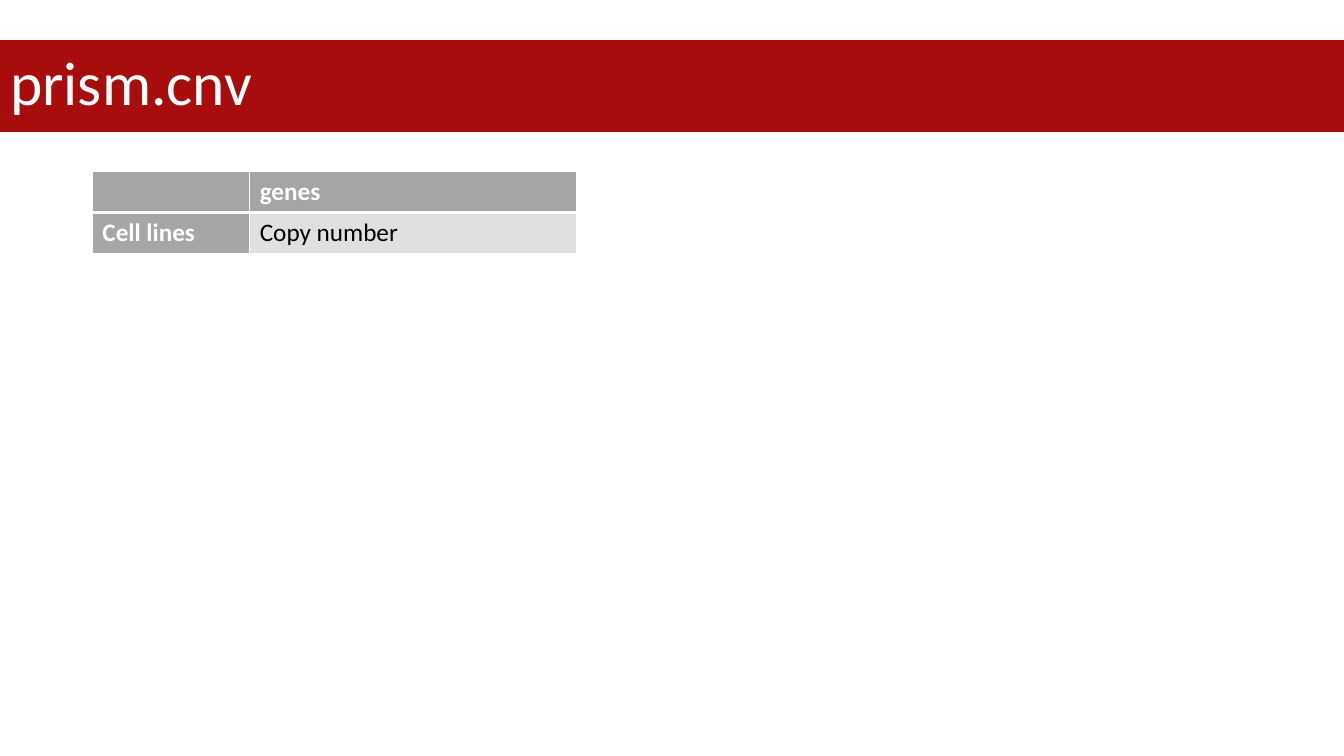
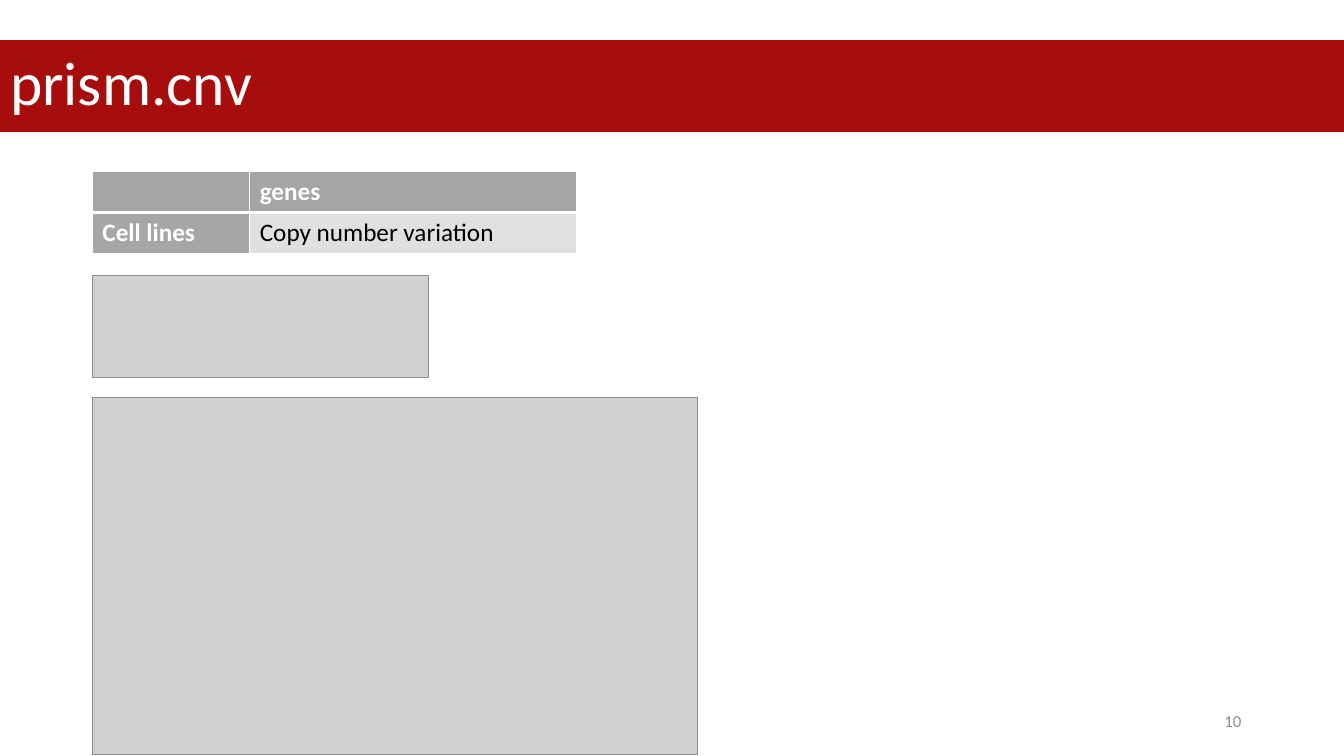
Before and after one commit to datascience-mobi-2023/topic05_team02, a slide deck: slide 10 of project proposal.pptx (slide 14 before the commit). Drawn at 1344x756 pixels with LibreOffice and Linux fonts; fonts in the diff are those of the drawing; grey boxes stand for pictures. Boxes give left, top, right and bottom in pixels: in the first picture for what was removed or moved away, otherwise in the second. Text is boxed around its words. In the diff, an @@ line names an element or a change of style, - is before the commit and + after.

```diff
--- a/project proposal.pptx
+++ b/project proposal.pptx
@@ table at box(93, 171, 578, 253) @@
-row 2, column 2: Copy number
+row 2, column 2: Copy number variation
@@ picture added at box(93, 275, 429, 378) @@
@@ picture added at box(93, 398, 698, 755) @@
@@ page number added at box(1224, 716, 1241, 727), 12 pt, text #8C8C8C @@
+10
```
Also in this commit, not shown: 9 other slides changed, 6 slides added, 5 slides removed.
